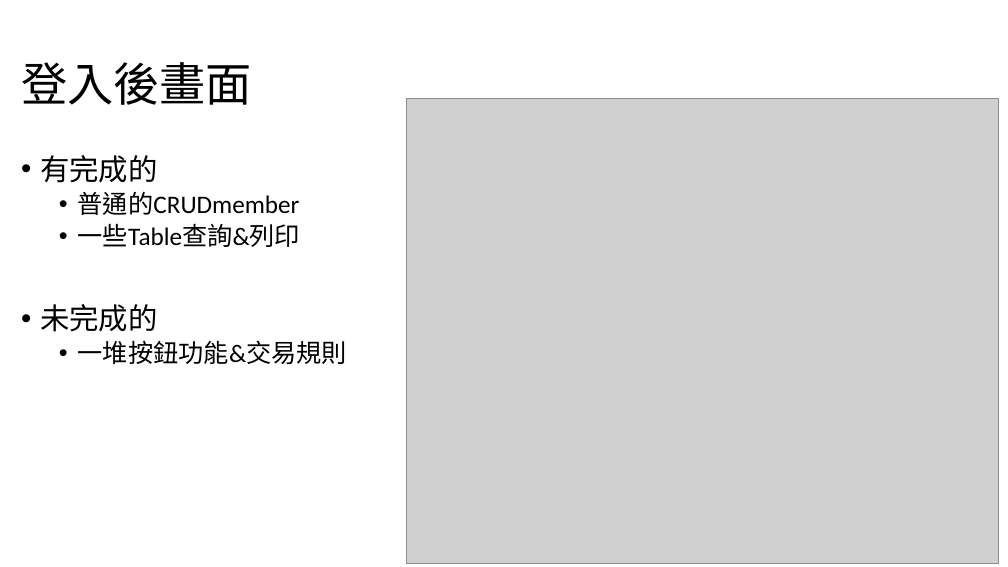
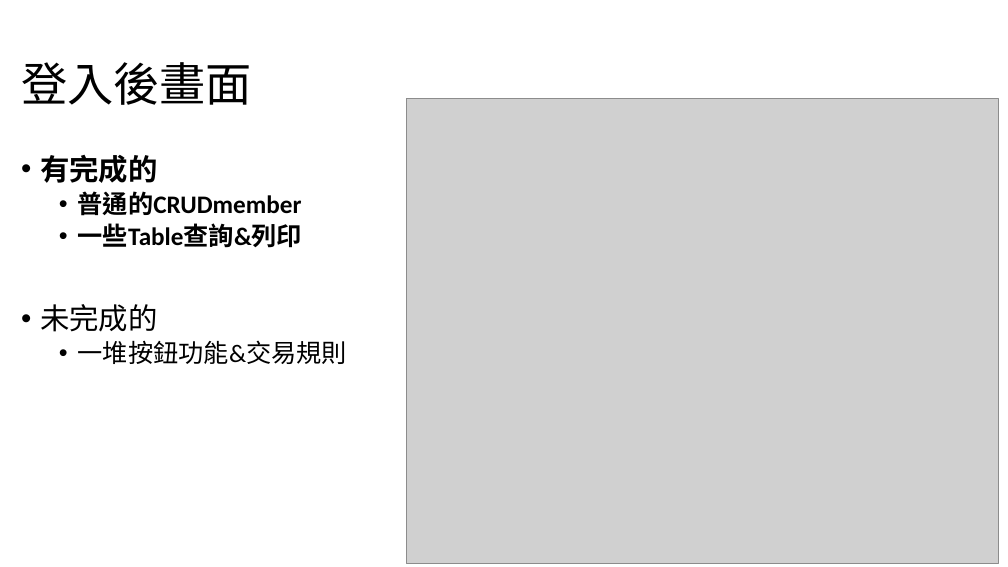
Before and after one commit to 240507javaE1/240702HW4, a slide deck: slide 4 of 交易模擬app使用說明.pptx. Drawn at 1008x567 pixels with LibreOffice and Linux fonts; fonts in the diff are those of the drawing; grey boxes stand for pictures. Boxes give left, top, right and bottom in pixels: in the first picture for what was removed or moved away, otherwise in the second. Text is boxed around its words. In the diff, an @@ line names an element or a change of style, - is before the commit and + after.

```diff
--- a/交易模擬app使用說明.pptx
+++ b/交易模擬app使用說明.pptx
@@ text at [40,155,302,248]: bold on in "有完成的", "普通的CRUDmember", "一些Table查詢&列印" @@
```
Also in this commit, not shown: 1 other slide changed, 2 other files.
